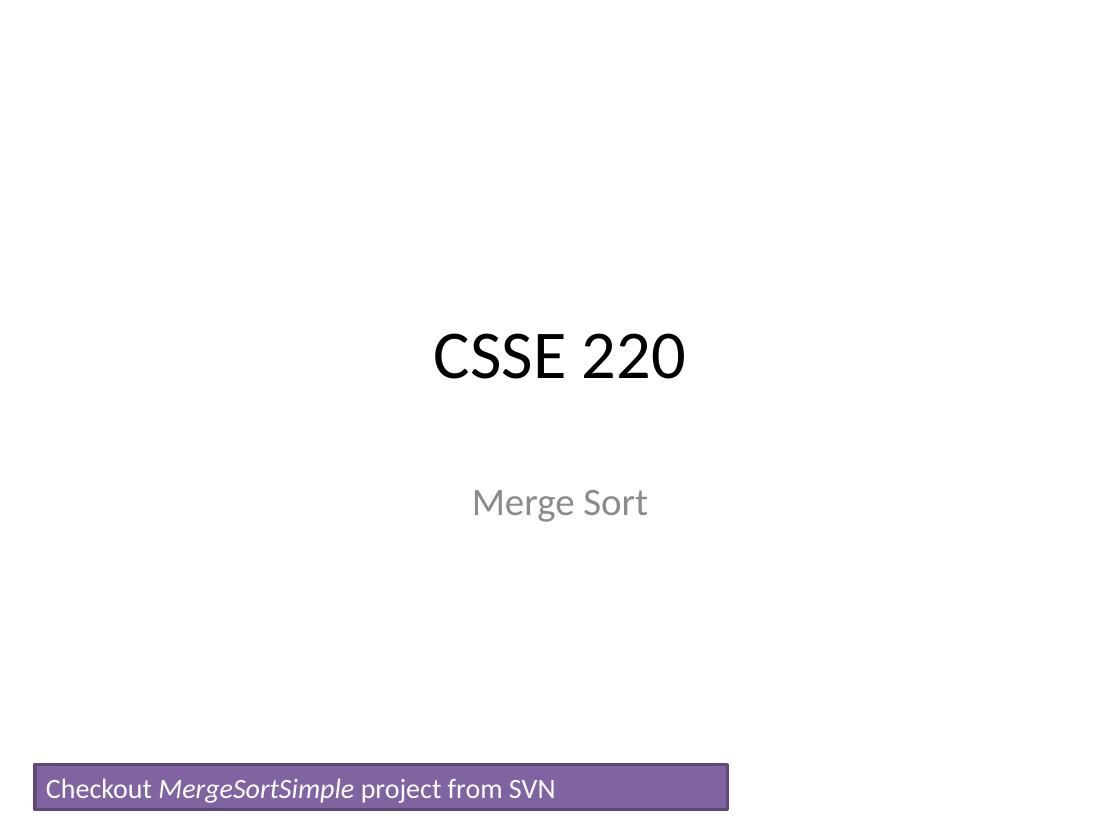
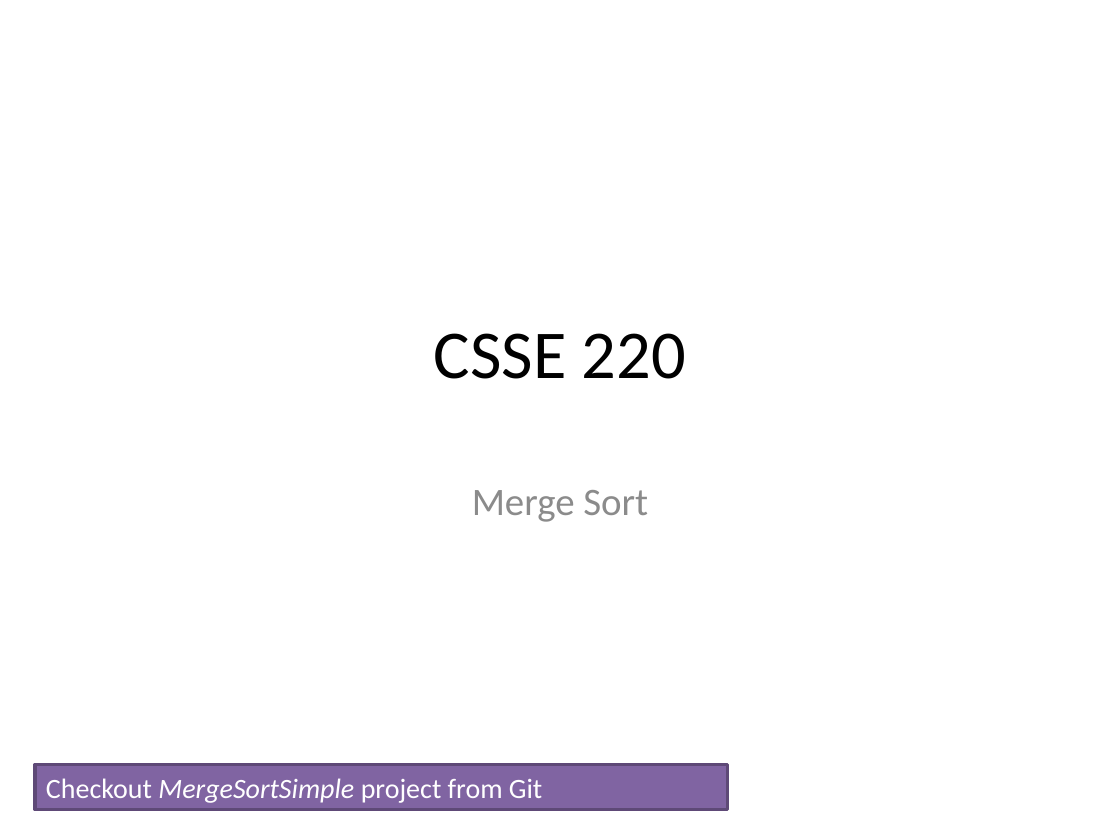
Before and after one commit to RHIT-CSSE/csse220, a slide deck: slide 1 of ClassMaterials/MergeSort/Slides/MergeSort.pptx. Drawn at 1120x840 pixels with LibreOffice and Linux fonts; fonts in the diff are those of the drawing. Boxes give left, top, right and bottom in pixels: in the first picture for what was removed or moved away, otherwise in the second. Text is boxed around its words. In the diff, an @@ line names an element or a change of style, - is before the commit and + after.

```diff
--- a/ClassMaterials/MergeSort/Slides/MergeSort.pptx
+++ b/ClassMaterials/MergeSort/Slides/MergeSort.pptx
@@ text in rectangle at [46,778,542,803]: text changed @@
-Checkout MergeSortSimple project from SVN
+Checkout MergeSortSimple project from Git
```
Also in this commit, not shown: 2 other slides changed, 13 slides added, 1 slide removed, 2 other files.
